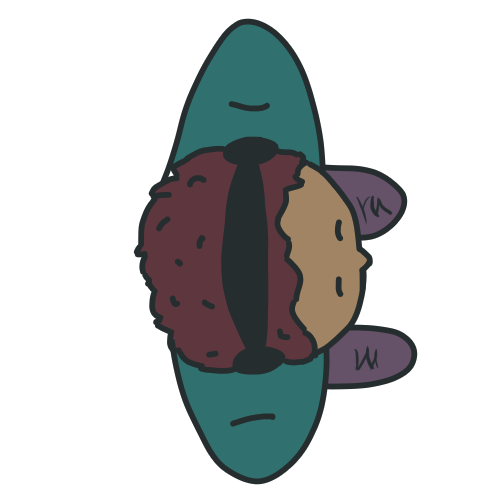
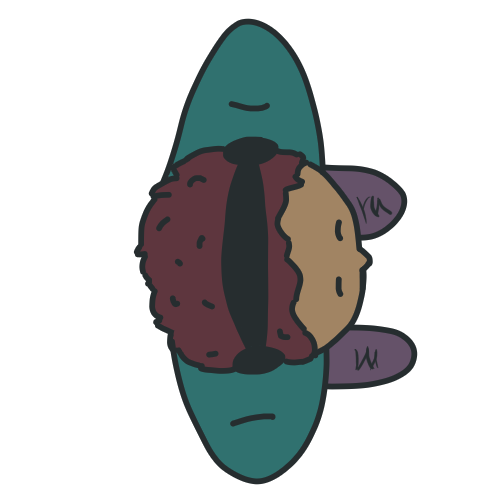
Layer changes from the first (500, 500) image to the second:
pixels changed over [154, 111, 329, 360] (layer not identified)
